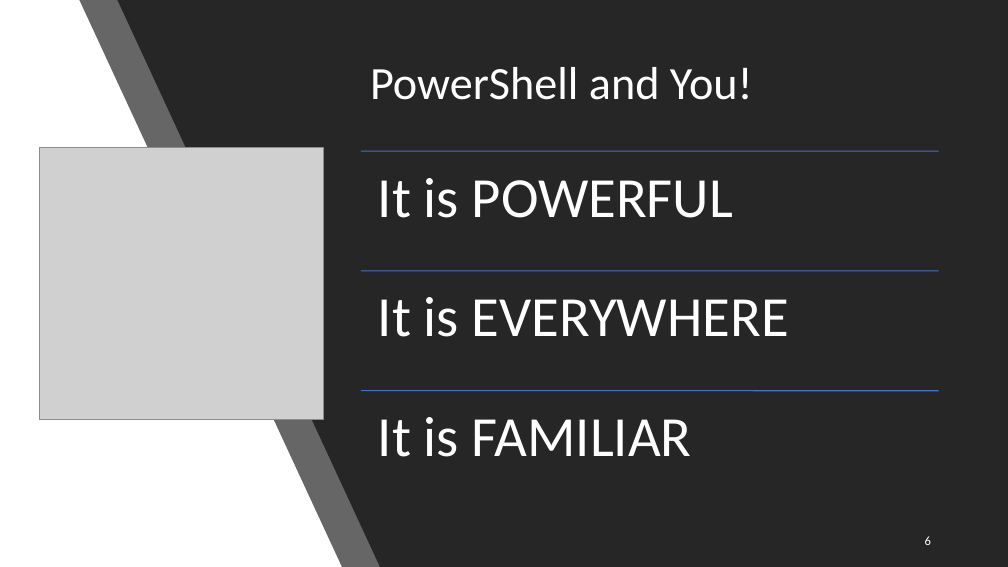
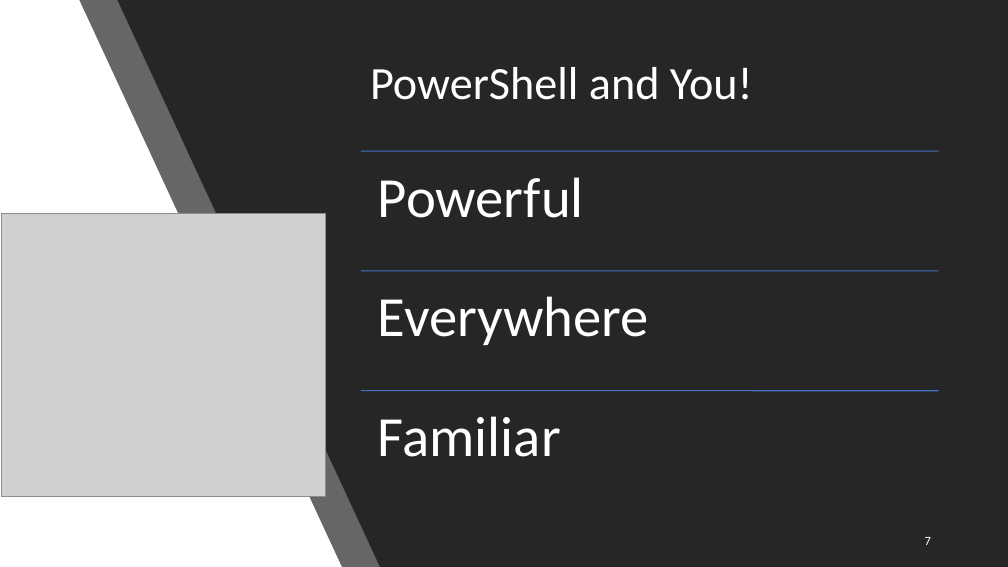
Before and after one commit to KurtKroeker/powershell, a slide deck: slide 7 of presentations/PowerShell_Presentation.pptx (slide 6 before the commit). Drawn at 1008x567 pixels with LibreOffice and Linux fonts; fonts in the diff are those of the drawing; grey boxes stand for pictures. Boxes give left, top, right and bottom in pixels: in the first picture for what was removed or moved away, otherwise in the second. Text is boxed around its words. In the diff, an @@ line names an element or a change of style, - is before the commit and + after.

```diff
--- a/presentations/PowerShell_Presentation.pptx
+++ b/presentations/PowerShell_Presentation.pptx
@@ text at [378,177,584,218]: text changed @@
-It is POWERFUL
+Powerful
@@ picture: place and size @@
-picture at [40,147,324,420]
+picture at [1,214,325,497]
@@ text at [378,296,649,345]: text changed @@
-It is EVERYWHERE
+Everywhere
@@ text at [378,416,561,457]: text changed @@
-It is FAMILIAR
+Familiar
@@ page number at [925,537,931,545]: text changed @@
-6
+7
```
Also in this commit, not shown: 4 other slides changed, 2 slides added, 1 slide removed, 1 other file.
